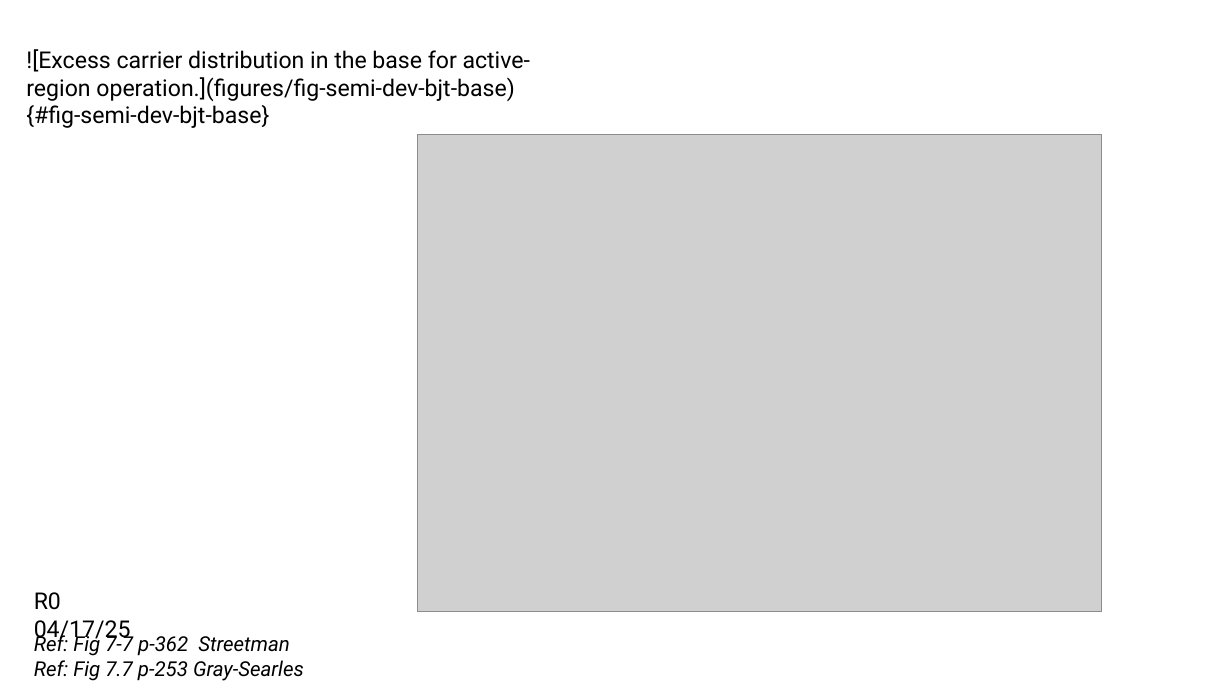
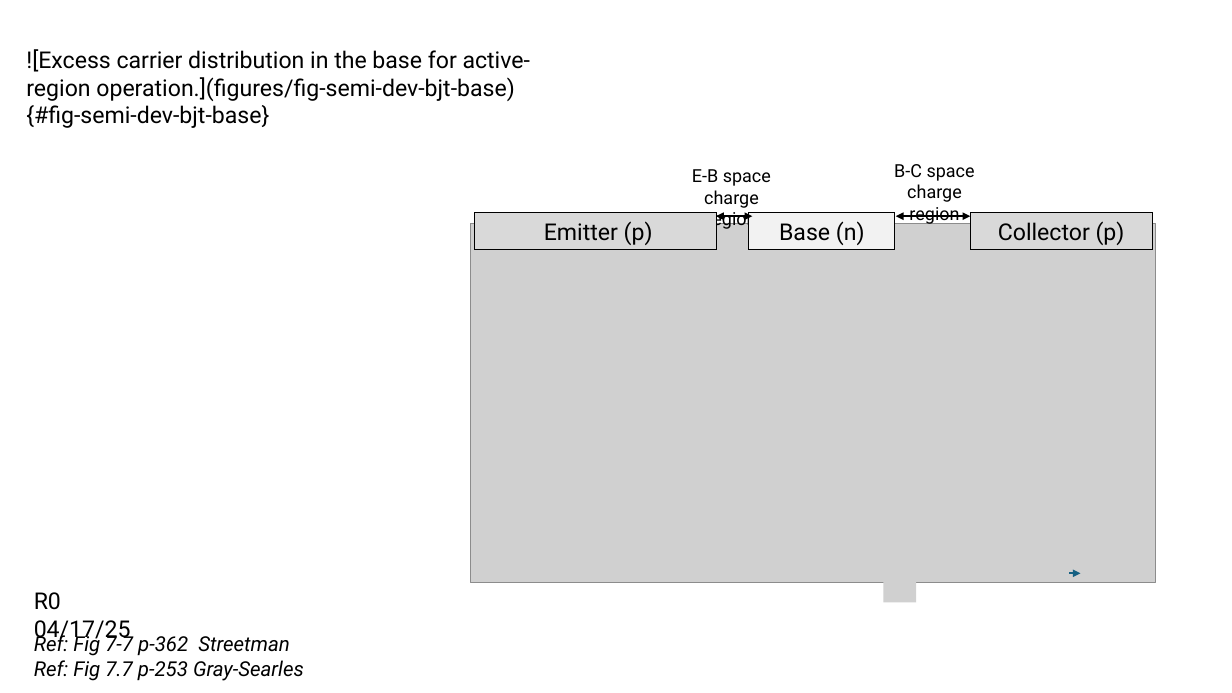
Before and after one commit to mixignal-press/ebook-ice1, a slide deck: slide 22 of figures/fig.pptx. Drawn at 1232x693 pixels with LibreOffice and Linux fonts; fonts in the diff are those of the drawing; grey boxes stand for pictures; background and template pictures are left out. Boxes give left, top, right and bottom in pixels: in the first picture for what was removed or moved away, otherwise in the second. Text is boxed around its words. In the diff, an @@ line names an element or a change of style, - is before the commit and + after.

```diff
--- a/figures/fig.pptx
+++ b/figures/fig.pptx
@@ picture: place and size @@
-picture at <box>418,134,1103,612</box>
+picture at <box>471,223,1156,582</box>
@@ group added at <box>475,164,1153,603</box>: 3 rectangles, 2 pictures, 2 texts, 2 double arrows, 1 arrow @@
+E-B space
+charge region
+B-C space
+charge region
+Emitter (p)
+Base (n)
+Collector (p)
```
Also in this commit, not shown: 1 other slide changed, 2 other files.
